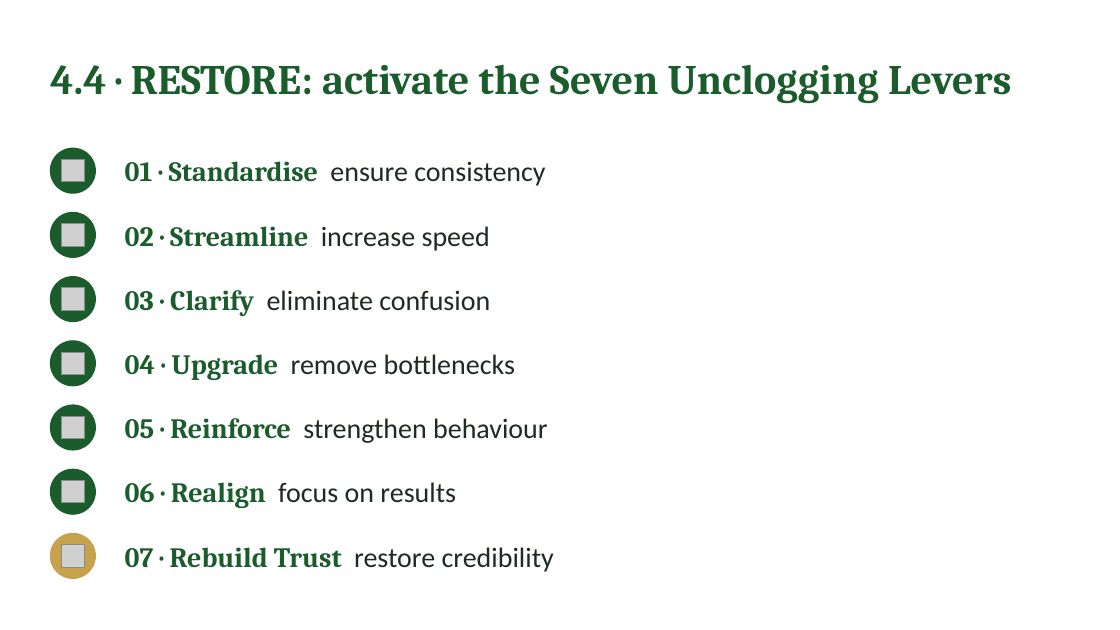
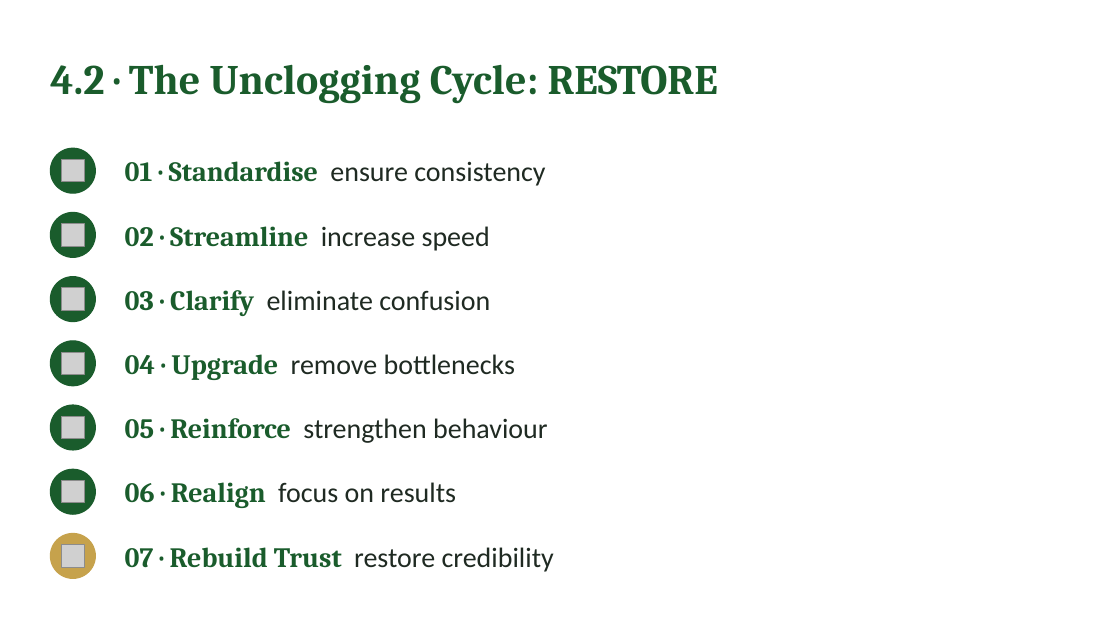
Before and after one commit to IBSL26/ibsl-platform, a slide deck: slide 22 of Unit decks/Unit 09 - Strategic Unclogging.pptx (slide 21 before the commit). Drawn at 1120x630 pixels with LibreOffice and Linux fonts; fonts in the diff are those of the drawing; grey boxes stand for pictures. Boxes give left, top, right and bottom in pixels: in the first picture for what was removed or moved away, otherwise in the second. Text is boxed around its words. In the diff, an @@ line names an element or a change of style, - is before the commit and + after.

```diff
--- a/Unit decks/Unit 09 - Strategic Unclogging.pptx
+++ b/Unit decks/Unit 09 - Strategic Unclogging.pptx
@@ text at [50, 64, 718, 104]: text changed @@
-4.4 · RESTORE: activate the Seven Unclogging Levers
+4.2 · The Unclogging Cycle: RESTORE
```
Also in this commit, not shown: 14 other slides changed, 1 slide added, 12 other files.
